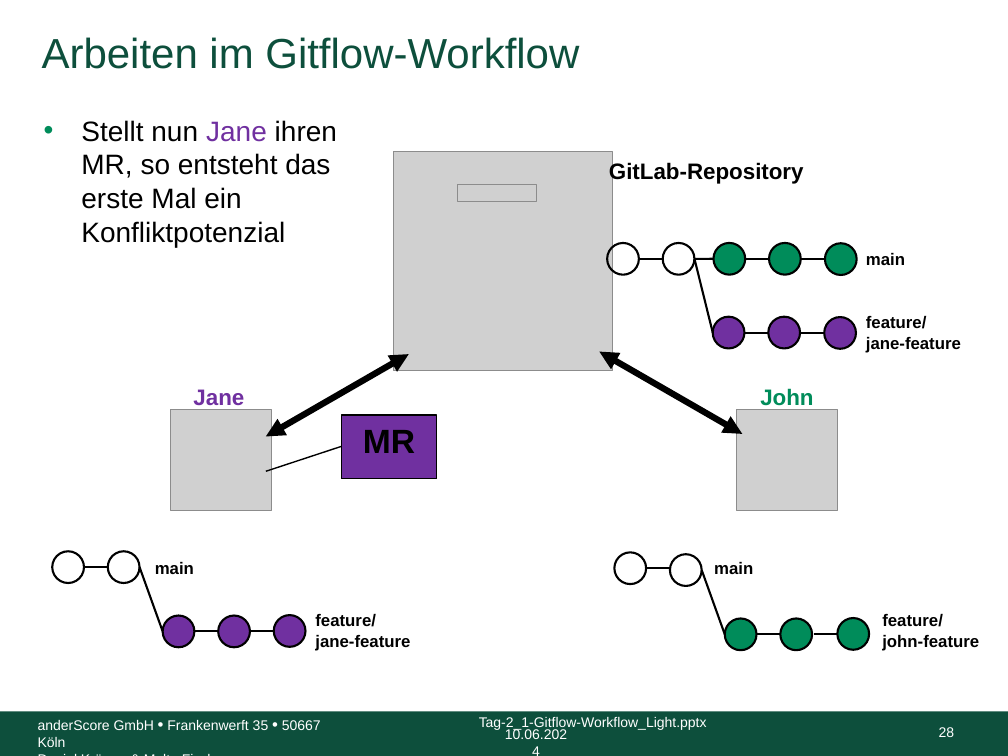
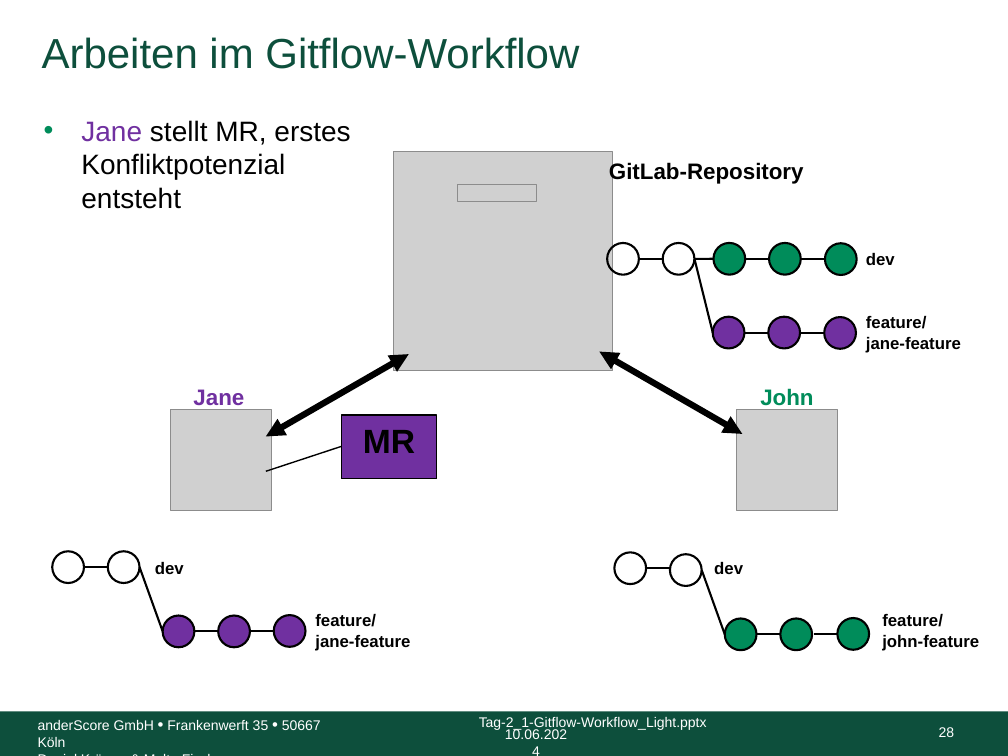
Before and after one commit to anderscore-gmbh/gitlab, a slide deck: slide 28 of slides/Tag-2_1-Gitflow-Workflow_Light.pptx. Drawn at 1008x756 pixels with LibreOffice and Linux fonts; fonts in the diff are those of the drawing; grey boxes stand for pictures; background and template pictures are left out. Boxes give left, top, right and bottom in pixels: in the first picture for what was removed or moved away, otherwise in the second. Text is boxed around its words. In the diff, an @@ line names an element or a change of style, - is before the commit and + after.

```diff
--- a/slides/Tag-2_1-Gitflow-Workflow_Light.pptx
+++ b/slides/Tag-2_1-Gitflow-Workflow_Light.pptx
@@ text at [81, 120, 350, 209]: text changed @@
-• Stellt nun Jane ihren MR, so entsteht das erste Mal ein Konfliktpotenzial
+• Jane stellt MR, erstes Konfliktpotenzial entsteht
@@ text at [866, 253, 895, 265]: text changed @@
-main
+dev
@@ text at [155, 562, 184, 574]: text changed @@
-main
+dev
@@ text at [714, 562, 743, 574]: text changed @@
-main
+dev
```
Also in this commit, not shown: 17 other slides changed, 3 other files.
